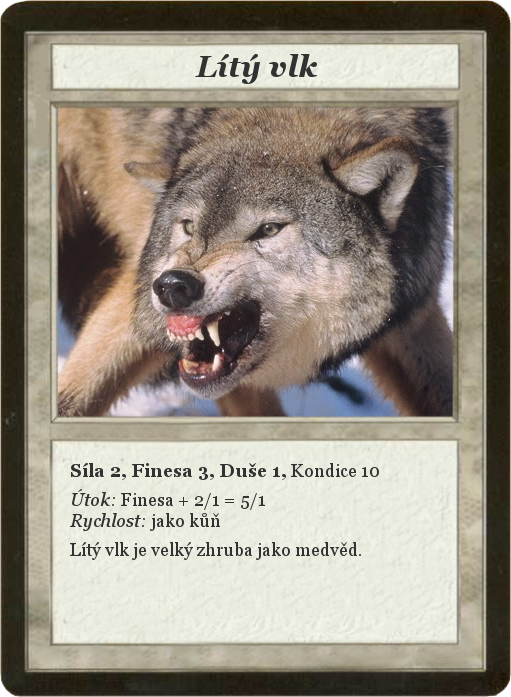
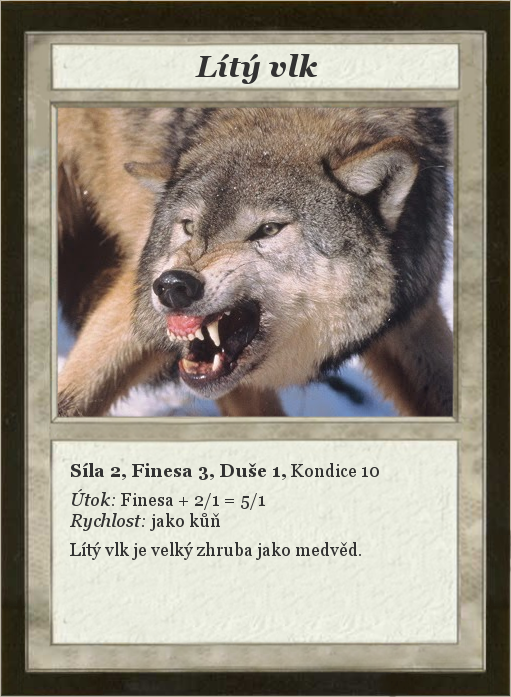
Comparing the layer stacks of the two 511×697 images. Changes:
painted on "Card" over bbox(0, 0, 511, 697)
